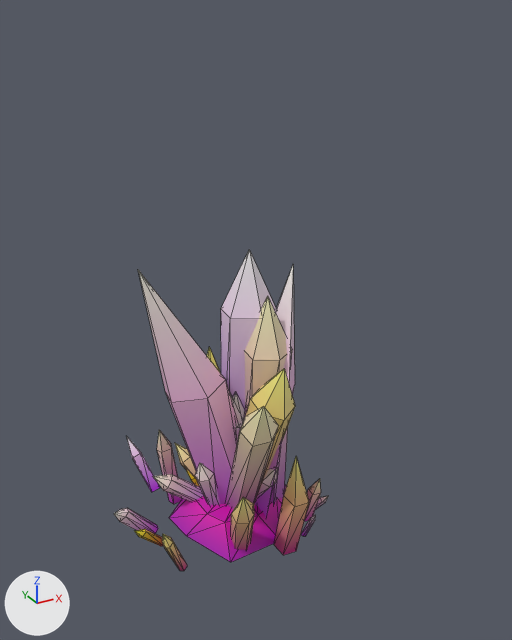
Renders of the glTF model assets/models/crystals.glb from each side of a commit.
The view is the same before and after, from a camera (50 mm lens) standing at (-4.79, -9.53, 8.38) and looking at (0.28, -0.31, 3.76). The lights are fixed; the arrows at lower left show +X, +Y and +Z. The first picture is the older version. Mesh edges are drawn as thin lines.

Names of what the first picture shows: 'crystal_cluster_a_lod0', 'crystal_cluster_b_lod0', 'ice_shard_a_lod0', 'ice_shard_b_lod0'.
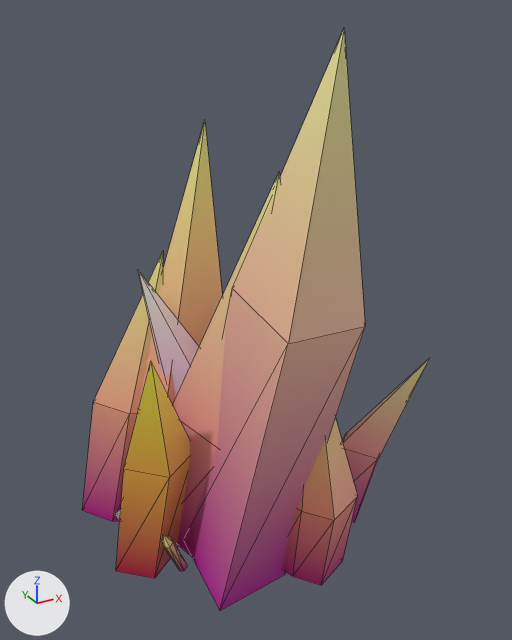
Changed parts and their boxes [x1, y1, x2, y2] in the pictures (512 x 640 px):
'ice_spire_lod0', added
    after: [82, 29, 430, 611]
'crystal_cluster_b_lod0', unchanged, covered by the edit
    before: [169, 250, 295, 562]
'ice_shard_a_lod0', unchanged, covered by the edit
    before: [138, 266, 309, 555]
    after: [138, 270, 199, 397]
'ice_shard_b_lod0', unchanged, covered by the edit
    before: [114, 436, 328, 571]
    after: [114, 509, 187, 571]
'crystal_cluster_a_lod0', unchanged, covered by the edit
    before: [153, 394, 277, 505]

The change, as a diff of the scene's bpy script:
```diff
--- a/assets/models/crystals.glb.py
+++ b/assets/models/crystals.glb.py
@@ me_ice_spire_lod0 @@
+me_ice_spire_lod0.from_pydata(...)  # 88 vertices, 120 faces; spans x -2.51..2.82, y -2.64..2.08, z -0.34..8.16
+me_ice_spire_lod0.materials.append(mat_ice)
@@ ob_ice_spire_lod0 @@
+ob_ice_spire_lod0 = bpy.data.objects.new('ice_spire_lod0', me_ice_spire_lod0)
+ob_ice_spire_lod0.location = (0.0, 0.0, 0.0)
```
